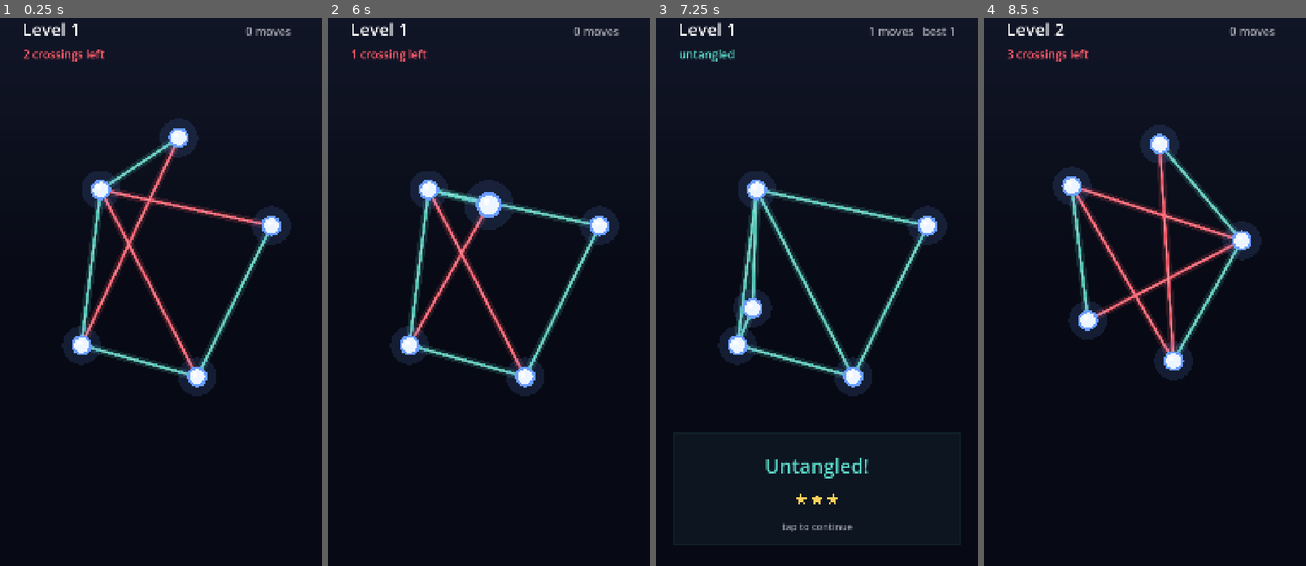
Above: before the commit, frames 1-4 (left to right).
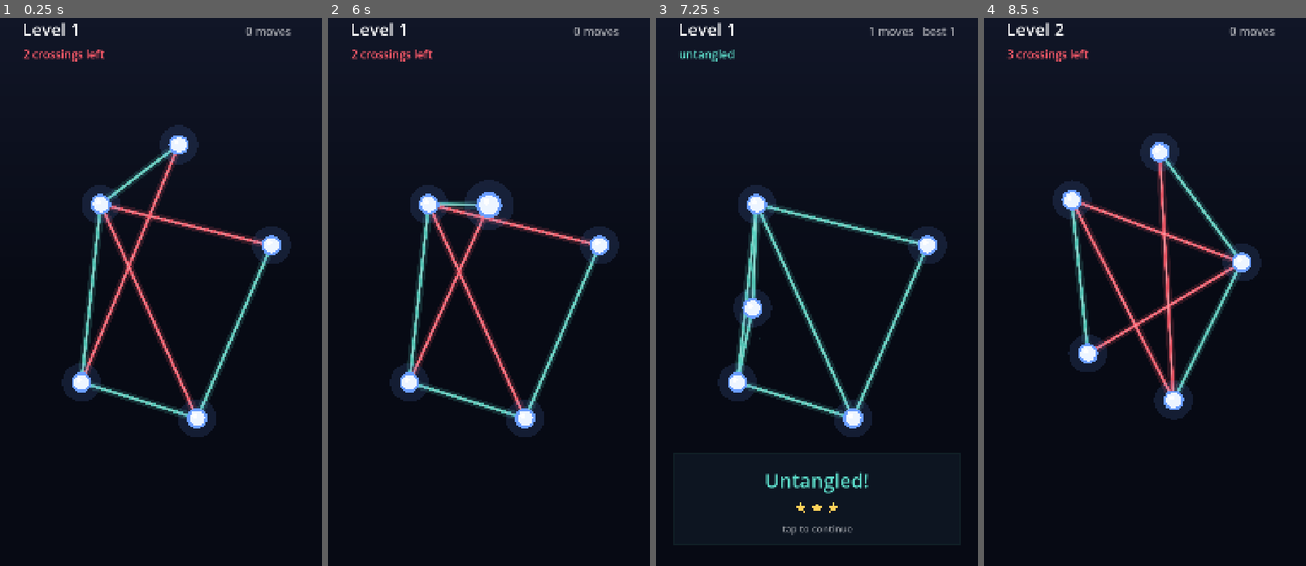
Above: after the commit, the same moments.

Repository: jelonman/pinfall-ios
Game: Godot game, scene res://scenes/Main.tscn
Two runs of this game, one before a commit and one after it. Both use one fixed random seed, a clock stepped at 60 frames per second and the inputs below.
Inputs (mouse positions are in pixels of both pictures, inside the frame that each line leads up to):
- Up to frame 1 (0.25 s): no input
- Up to frame 2 (6 s): tap Enter at 0.5, 2, 3.5 s; move the mouse to (472, 396) at 0.52 s; click (472, 396) at 0.67 s; tap Space at 1.25, 2.75, 4.25 s; drag from (585, 363) to (472, 396) at 1.27 s; move the mouse to (392, 193) at 2.02 s; hold S 2.03-2.75 s; drag from (505, 281) to (392, 193) at 2.77 s; move the mouse to (440, 138) at 3.52 s; hold S 3.53-4.25 s; drag from (559, 248) to (440, 138) at 4.27 s; move the mouse to (424, 308) at 5.02 s; click (424, 308) at 5.17 s; drag from (521, 155) to (424, 308) at 5.77 s
- Up to frame 3 (7.25 s): move the mouse to (800, 396) at 6.52 s
- Up to frame 4 (8.5 s): drag from (1241, 363) to (1128, 396) at 7.27 s; move the mouse to (1048, 193) at 8.02 s; hold S from 8.03 s (still down)

The runs differ from the first frame. In frame 1, 12% of the frame differs, in the area x 19-91%, y 18-77%; in frame 2, 11%; in frame 3, 11%; in frame 4, 11%.

Commit message:
untangle: board 80% of the screen, win card 15.5% under it
Raising the board clear of the card left a third of the screen empty on every unsolved board,
which is most of the time the game is on screen. Both numbers were set against captures at the
store's own 1290x2796, not by eye: the card no longer touches a peg and the board no longer
floats in the top half.

Diff:
--- a/untangle/scripts/game.gd
+++ b/untangle/scripts/game.gd
@@ -76,7 +76,7 @@
 	var top := vp.y * 0.17
 	# The win card occupies the bottom 23% of the screen; the board has to end above it or the
 	# message covers the peg the player just placed. Measured against a captured solve, not guessed.
-	var bottom := vp.y * 0.28
+	var bottom := vp.y * 0.20
 	field = Rect2(Vector2(m, top), Vector2(vp.x - m * 2.0, vp.y - top - bottom))
 
 
@@ -278,12 +278,12 @@
 		# ⛔ The banner sat across the middle of the board and covered a peg, so the thing the
 		# player just solved was hidden by the message saying they had solved it. It is a card
 		# at the bottom now, and the stars are drawn rather than typed as asterisks.
-		var h := vp.y * 0.19
+		var h := vp.y * 0.155
 		var card := Rect2(Vector2(vp.x * 0.06, vp.y - h - vp.y * 0.04),
 			Vector2(vp.x * 0.88, h))
 		draw_rect(card.grow(6.0), Color(CLEAR.r, CLEAR.g, CLEAR.b, 0.10))
 		draw_rect(card, Color(0.05, 0.08, 0.13, 0.94))
-		draw_string(hud_font, Vector2(card.position.x, card.position.y + h * 0.36),
+		draw_string(hud_font, Vector2(card.position.x, card.position.y + h * 0.38),
 			"Untangled!", HORIZONTAL_ALIGNMENT_CENTER, card.size.x, 66, CLEAR)
 		var sx: float = card.position.x + card.size.x * 0.5 - 54.0
 		for i in 3:
